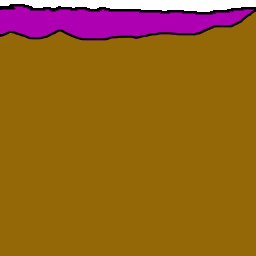
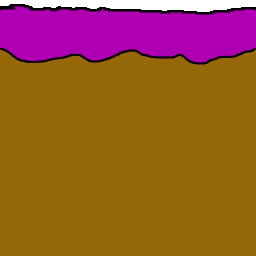
The second 256×256 image is a revision of the first. Changes to its layers:
renamed "3" to "Layer 1", hid it, painted on it over (x1=0, y1=10, x2=256, y2=65)
hid "N3XU Right", painted on it over (x1=0, y1=10, x2=256, y2=65)
added layer "N3XU-Middle-New" above "N3XU" over (x1=0, y1=10, x2=256, y2=65)
